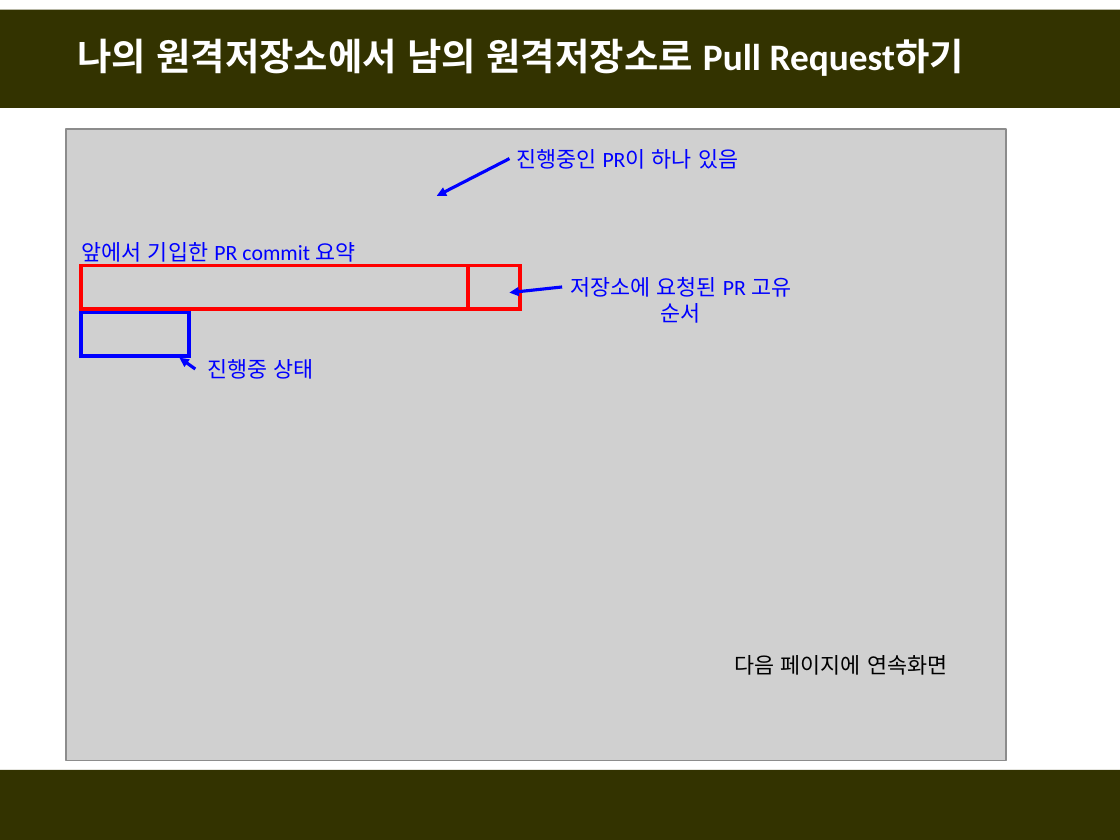
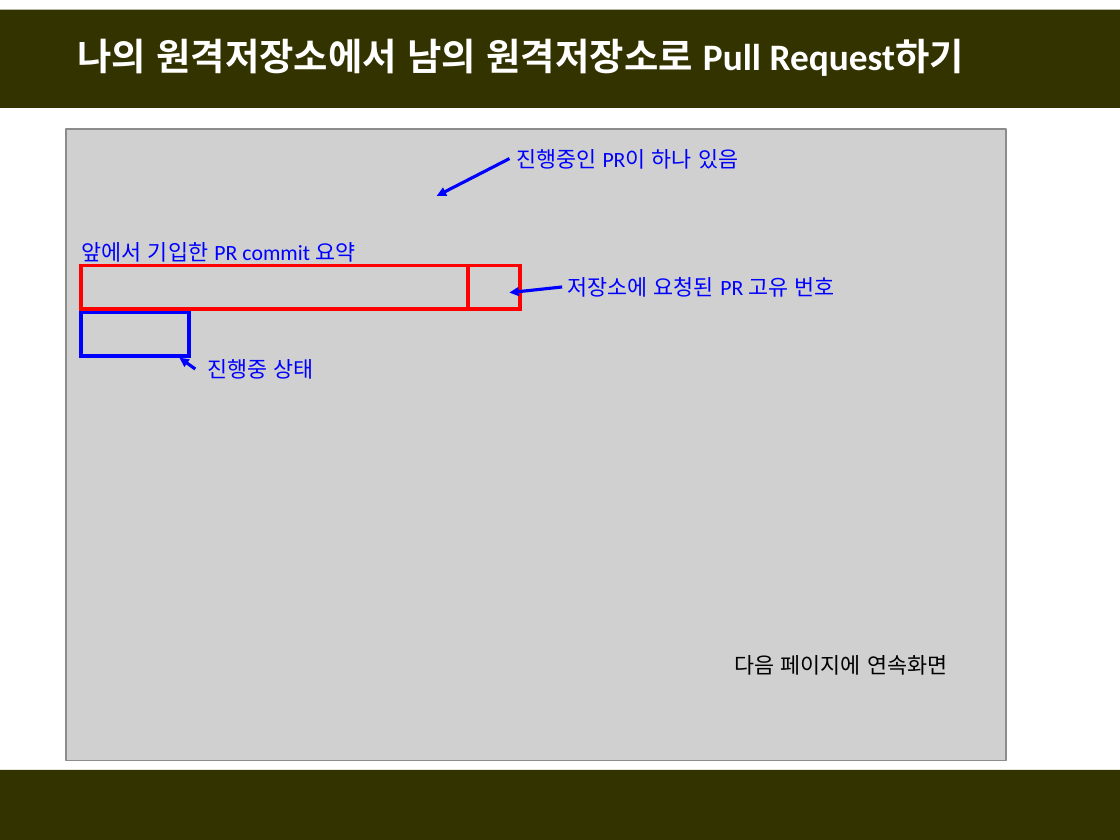
Before and after one commit to fasthill/github-lecture, a slide deck: slide 20 of git및github첫걸음3-forkclonePR.pptx. Drawn at 1120x840 pixels with LibreOffice and Linux fonts; fonts in the diff are those of the drawing; grey boxes stand for pictures. Boxes give left, top, right and bottom in pixels: in the first picture for what was removed or moved away, otherwise in the second. Text is boxed around its words. In the diff, an @@ line names an element or a change of style, - is before the commit and + after.

```diff
--- a/git및github첫걸음3-forkclonePR.pptx
+++ b/git및github첫걸음3-forkclonePR.pptx
@@ text at bbox=[567, 277, 835, 297]: text changed @@
-저장소에 요청된 PR 고유 순서
+저장소에 요청된 PR 고유 번호
```
